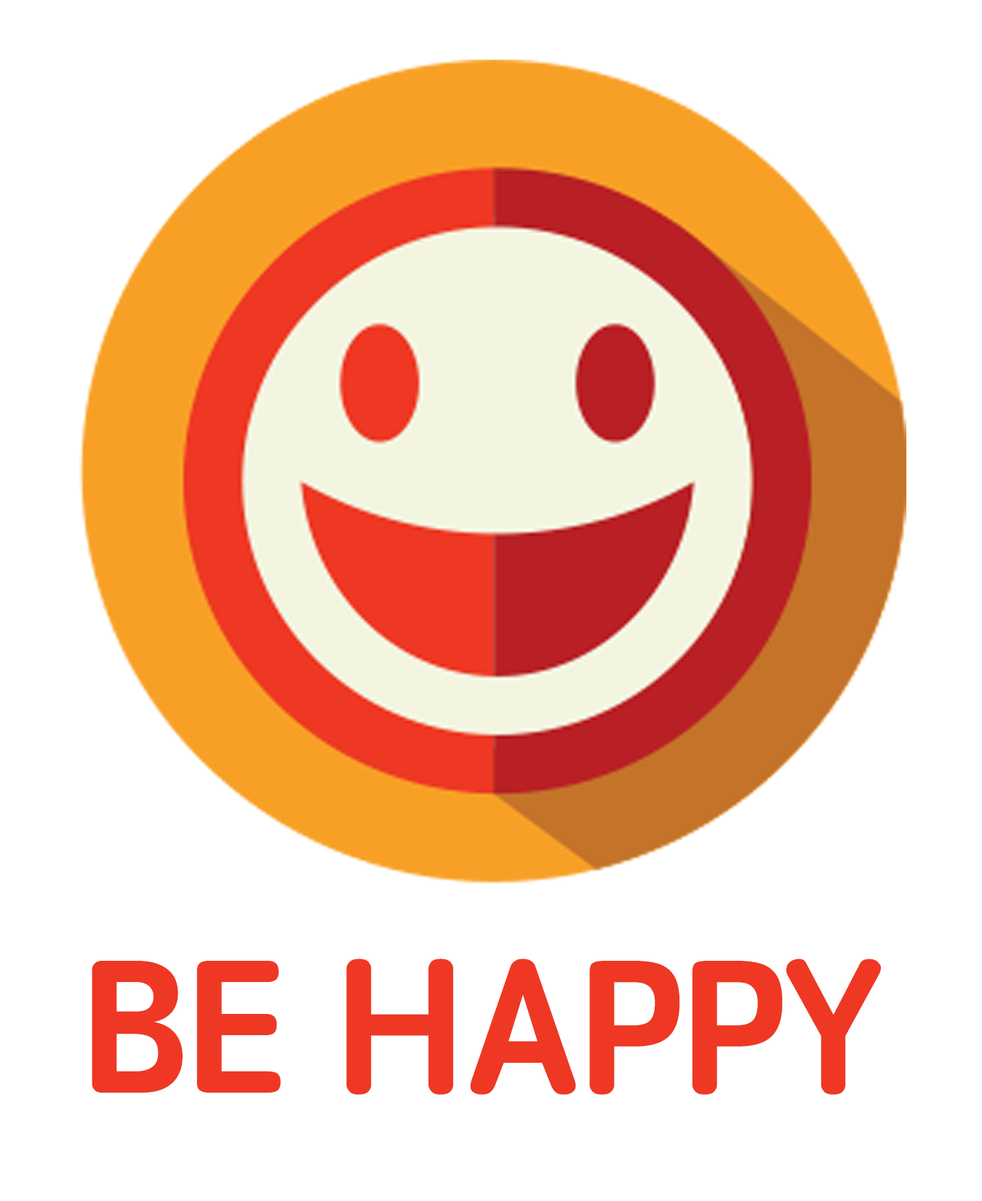
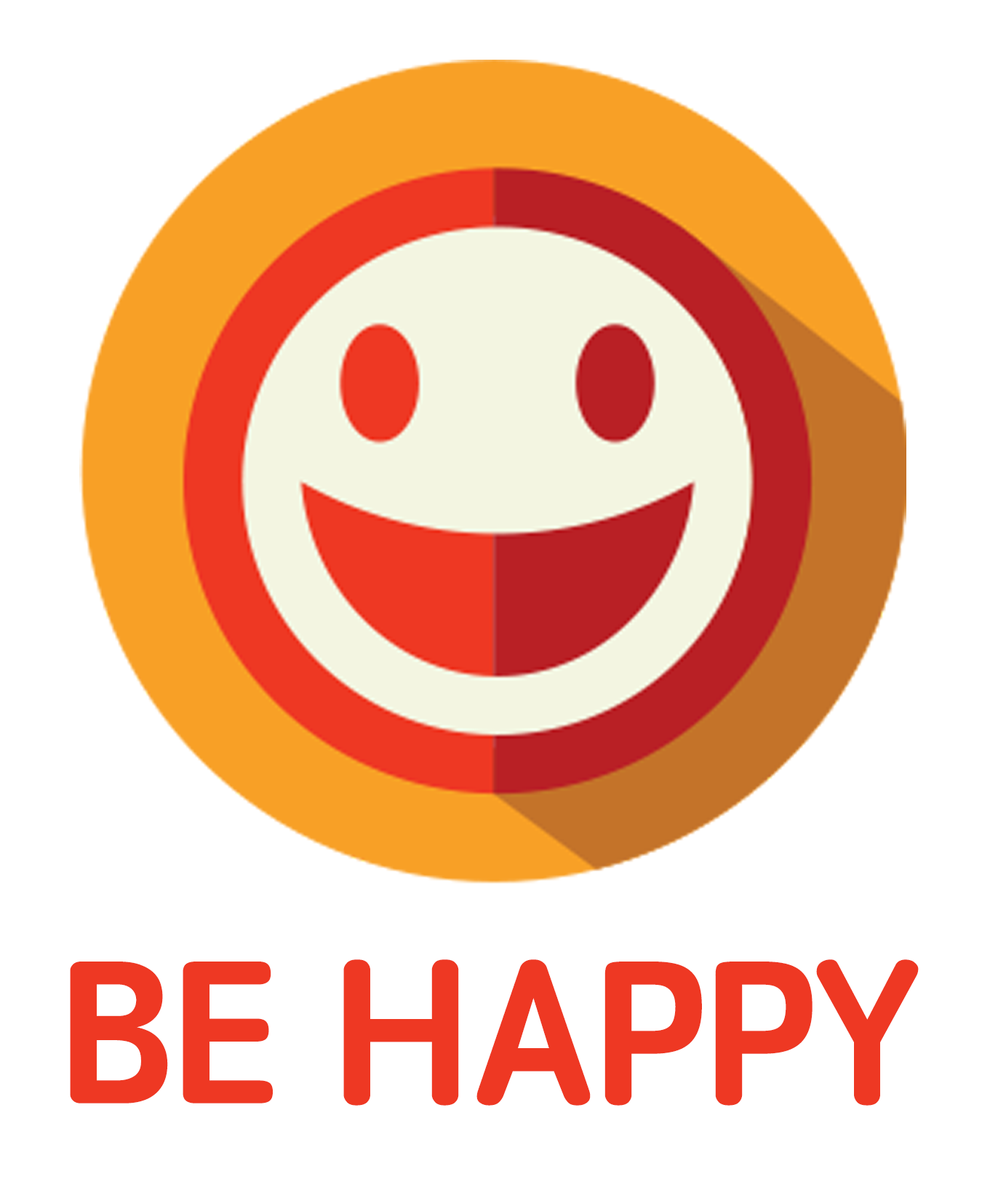
Layered file, before and after one edit (w=982, h=1201). Changes by layer:
painted on "BE HAPPY" over [69,958,920,1106]
